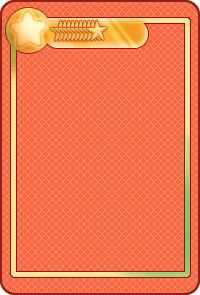
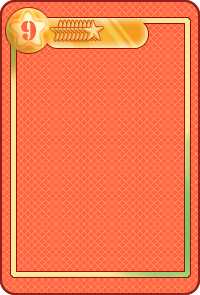
Layer changes from the first 200 × 295 image to the second:
added layer "等级" above "星星" over left=21, top=20, right=37, bottom=41
hid "图层 8 副本 9" over left=85, top=19, right=108, bottom=42
hid "图层 0" over left=21, top=19, right=108, bottom=42
